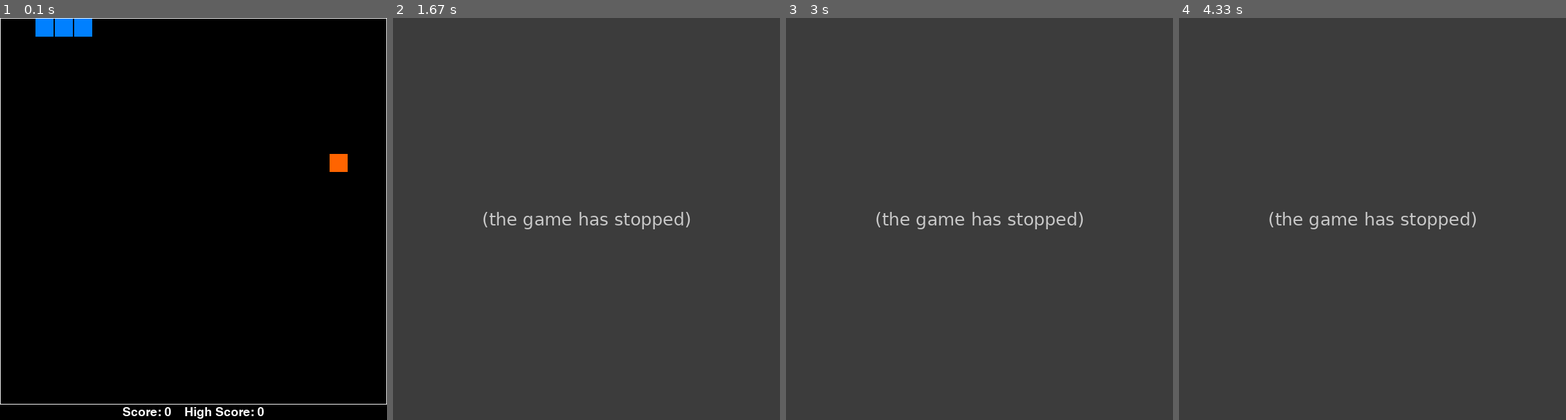
Above: before the commit, frames 1-4 (left to right).
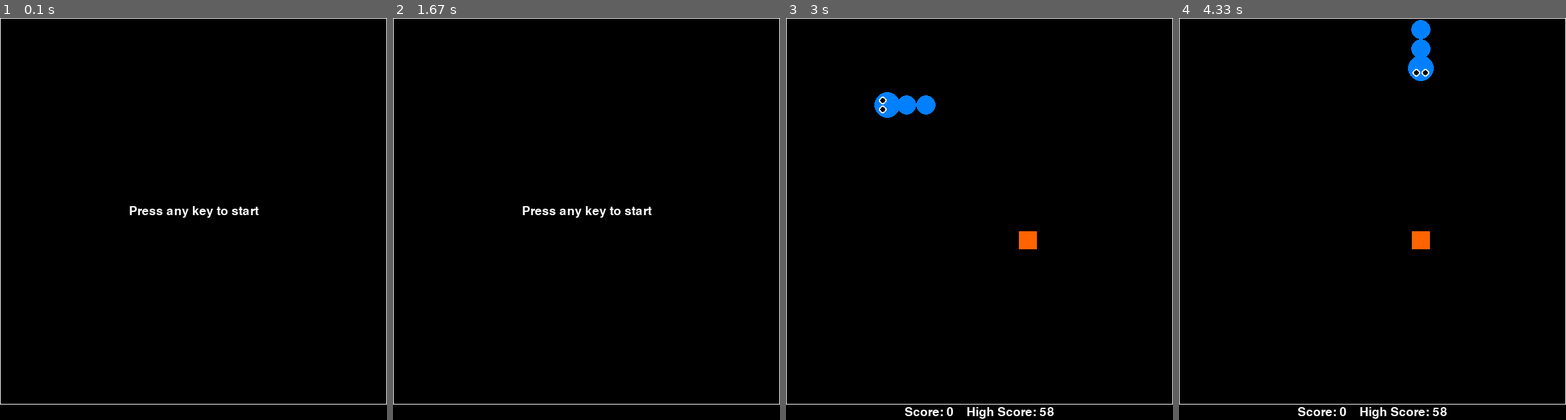
Above: after the commit, the same moments.

Repository: graham-riches/snake-game
Game: pygame game, started from snake_game.py
The game is run twice, just before and just after one commit, with the same random seed, the same clock (stepped at 60 frames per second) and the same inputs.
Inputs:
- Up to frame 1 (0.1 s): no input
- Up to frame 2 (1.67 s): hold Right 0.33-0.8 s; hold Up 0.83-1.13 s; hold Right 1.17-1.63 s
- Up to frame 3 (3 s): hold Left 1.67-2.2 s; hold Down 2.23-2.53 s; hold Left 2.57-2.97 s
- Up to frame 4 (4.33 s): hold Up 3-3.37 s; hold Right 3.4-4.03 s; hold Down from 4.07 s (still down)

The runs differ from the first frame. In frame 1, 1.5% of the frame differs, in the area x 9-90%, y 0-100%; in frame 2, 100%, in the area x 0-100%, y 0-100%; in frame 3, 100%; in frame 4, 100%.
Before the commit the program exited at 0.95 s; later frames show no game.

Commit message:
improved graphics, gameplay, splash screens, etc.

Diff:
--- /dev/null
+++ b/snake_game.json
@@ -0,0 +1 @@
+{"high_score": 58}
--- a/snake_game.py
+++ b/snake_game.py
@@ -11,9 +11,6 @@
 import random as rd
 import numpy as np
 import pygame
-from pygame.locals import USEREVENT
-import time
-import os
 import json
 from snake_objs import Snake
 from game_score import GameScore
@@ -21,7 +18,7 @@
 
 
 class SnakeGame:
-    def __init__(self, grid_size=20, scaling_factor=40):
+    def __init__(self, grid_size=20, scaling_factor=39):
         """
         Generates a custom snake game with a variable resolution and a variable
         grid size for scale.
@@ -37,11 +34,18 @@
         self.grid_x = list(range(0, grid_size))
         self.grid_y = list(range(0, grid_size))
         self.game_colors = dict(orange=(255, 100, 0), blue=(0, 128, 255),
-                                black=(0,0,0), white=(255,255,255))
+                                black=(0, 0, 0), white=(255, 255, 255))
         self.directions = {'up': 3, 'down': 1, 'left': 2, 'right': 0}
         self.snake = Snake()
         self.score = GameScore()
         self.score.simple_score_with_highscore('snake_game')
+        self.got_last_food = False  # user for animating the eating of the food
+        self.len_at_last_food = self.snake.segments
+        self.food_x = -1
+        self.food_y = -1
+        self.last_food_x = -1
+        self.last_food_y = -1
+        self.count_to_end = 0
 
     def load_highscore(self):
         path = self.score.get_path('snake_game')
@@ -55,7 +59,7 @@
     def save_score(self):
         path = self.score.get_path('snake_game')
         with open(path, 'w') as json_file:
-            _score = {'high_score':self.score.get_score('snake_game')}
+            _score = {'high_score': self.score.get_score('snake_game')}
             json.dump(_score, json_file)
 
     def render_x(self, i):
@@ -67,6 +71,8 @@
         return (self.snake.segment_y[i]*20)+100+1
 
     def generate_food(self):
+        self.last_food_x = self.food_x
+        self.last_food_y = self.food_y
         self.food_x = rd.randint(1, self.grid-2)
         self.food_y = rd.randint(1, self.grid-2)
 
@@ -77,11 +83,13 @@
         """
         pygame.init()
         pygame.font.init()
-        self.screen = pygame.display.set_mode((self.display_x, self.display_y + self.score_size))
+        self.screen = pygame.display.set_mode((self.display_x,
+                                               self.display_y + self.score_size))
         self.clock = pygame.time.Clock()
-        self.font = pygame.font.Font('freesansbold.ttf', round(self.score_size/1.25))
+        self.font = pygame.font.Font('freesansbold.ttf',
+                                     round(self.score_size/1.25))
         self.speed_modifier = speed_modifier
-        pygame.time.set_timer(USEREVENT, 10)
+        pygame.time.set_timer(pygame.USEREVENT, 10)
         self.load_highscore()
 
     def register_keypress(self, pressed_key):
@@ -89,7 +97,7 @@
         Register a keypress to change directions but don't allow
         the snake to turn back on itself 180 degrees resulting in death
         """
-        if pressed_key== pygame.K_UP and self.snake.movement_direction != self.directions['down']:
+        if pressed_key == pygame.K_UP and self.snake.movement_direction != self.directions['down']:
             self.snake.movement_direction = self.directions['up']
         elif pressed_key == pygame.K_DOWN and self.snake.movement_direction != self.directions['up']:
             self.snake.movement_direction = self.directions['down']
@@ -104,56 +112,91 @@
         """
         valid = True
         if self.snake.segment_x[0] < 0:
-                valid = False
-        if self.snake.segment_x[0] == self.grid -1:
-                valid = False
+            valid = False
+        if self.snake.segment_x[0] == self.grid - 1:
+            valid = False
         if self.snake.segment_y[0] < 0:
-                valid = False
-        if self.snake.segment_y[0] == self.grid -1:
-                valid = False
+            valid = False
+        if self.snake.segment_y[0] == self.grid - 1:
+            valid = False
         for i in range(1, self.snake.segments):
             if self.snake.segment_x[0] == self.snake.segment_x[i] and self.snake.segment_y[0] == self.snake.segment_y[i]:
                 valid = False
         return valid
 
-    def render_segment(self, loc_x, loc_y, segment_direction, interval):
+    def render_segment(self, loc_x, loc_y, segment_direction, interval,
+                       is_head, is_food):
         """
         blit a single snake segment with pygame.
         pygame rectangle object uses top and left coordinates.
         interval is a pixel interpolation value for smoothing video
             every frame needs to continue in the direction it was moving
             prior to the update
+        if is_head is for rendering the snakes head
+        is_food is for rendering the food the snake just ate
         """
         offset = 1
+        eye_offset = 7
+        eye_radius = 6
+        if is_head or is_food:
+            head_modifier = 6*offset
+        else:
+            head_modifier = offset
         # location is the baseline location
         # add a pixel modifier for movement direction for smooth animation
+        unit_width = self.unit_size-2*offset
+        radius = int(unit_width/2 + head_modifier)
         if segment_direction == self.directions['up']:
             location = (loc_x*self.unit_size + offset,
-                        loc_y*self.unit_size + offset - interval,
-                        self.unit_size-2*offset,
-                        self.unit_size-2*offset)
+                        loc_y*self.unit_size + offset - interval)
+            circ_cent = (int(location[0] + 0.5*unit_width),
+                         int(location[1] + 0.5*unit_width))
+            eye_1_loc = (circ_cent[0] - eye_offset, circ_cent[1] - eye_offset)
+            eye_2_loc = (circ_cent[0] + eye_offset, circ_cent[1] - eye_offset)
+
         elif segment_direction == self.directions['down']:
             location = (loc_x*self.unit_size + offset,
-                        loc_y*self.unit_size + offset + interval,
-                        self.unit_size-2*offset,
-                        self.unit_size-2*offset)
+                        loc_y*self.unit_size + offset + interval)
+            circ_cent = (int(location[0] + 0.5*unit_width),
+                         int(location[1] + 0.5*unit_width))
+            eye_1_loc = (circ_cent[0] - eye_offset, circ_cent[1] + eye_offset)
+            eye_2_loc = (circ_cent[0] + eye_offset, circ_cent[1] + eye_offset)
+
         elif segment_direction == self.directions['left']:
             location = (loc_x*self.unit_size + offset - interval,
-                        loc_y*self.unit_size + offset,
-                        self.unit_size-2*offset,
-                        self.unit_size-2*offset)
+                        loc_y*self.unit_size + offset)
+            circ_cent = (int(location[0] + 0.5*unit_width),
+                         int(location[1] + 0.5*unit_width))
+            eye_1_loc = (circ_cent[0] - eye_offset, circ_cent[1] + eye_offset)
+            eye_2_loc = (circ_cent[0] - eye_offset, circ_cent[1] - eye_offset)
+
         elif segment_direction == self.directions['right']:
             location = (loc_x*self.unit_size + offset + interval,
-                        loc_y*self.unit_size + offset,
-                        self.unit_size-2*offset,
-                        self.unit_size-2*offset)
-        pygame.draw.rect(self.screen, self.game_colors['blue'], location)
+                        loc_y*self.unit_size + offset)
+            circ_cent = (int(location[0] + 0.5*unit_width),
+                         int(location[1] + 0.5*unit_width))
+            eye_1_loc = (circ_cent[0] + eye_offset, circ_cent[1] - eye_offset)
+            eye_2_loc = (circ_cent[0] + eye_offset, circ_cent[1] + eye_offset)
+
+        pygame.draw.circle(self.screen, self.game_colors['blue'],
+                           circ_cent, radius)
+        # if it's the head, draw the eyes
+        if is_head:
+            pygame.draw.circle(self.screen, self.game_colors['white'],
+                               eye_1_loc, eye_radius)
+            pygame.draw.circle(self.screen, self.game_colors['white'],
+                               eye_2_loc, eye_radius)
+            pygame.draw.circle(self.screen, self.game_colors['black'],
+                               eye_1_loc, int(eye_radius/2 + 1))
+            pygame.draw.circle(self.screen, self.game_colors['black'],
+                               eye_2_loc, int(eye_radius/2 + 1))
 
     def render_bounds(self):
         """
         draw the game bounds
         """
-        pygame.draw.rect(self.screen, self.game_colors['white'], (0, 0, self.display_x, self.display_y), 1)
+        pygame.draw.rect(self.screen, self.game_colors['white'],
+                         (0, 0, self.display_x, self.display_y), 1)
 
     def wait_ticks(self):
         self.clock.tick(self.speed_modifier)
@@ -163,8 +206,8 @@
         update the snakes position
         """
         for i in range(1, self.snake.segments):
-                self.snake.segment_y[-i] = self.snake.segment_y[-i-1]
-                self.snake.segment_x[-i] = self.snake.segment_x[-i-1]
+            self.snake.segment_y[-i] = self.snake.segment_y[-i-1]
+            self.snake.segment_x[-i] = self.snake.segment_x[-i-1]
 
         if self.snake.movement_direction == self.directions['up']:
             self.snake.segment_y[0] -= 1
@@ -186,20 +229,35 @@
             for i in range(self.snake.segments):
                 if i == 0:
                     segment_direction = self.snake.movement_direction
+                    is_head = True
+                    is_food = False
                 else:
                     # get previous segment location and move in that direction
                     prev_loc = [self.snake.segment_x[i-1], self.snake.segment_y[i-1]]
                     curr_loc = [self.snake.segment_x[i], self.snake.segment_y[i]]
-
+                    if curr_loc[0] == self.last_food_x and curr_loc[1] == self.last_food_y:
+                        if self.count_to_end < self.len_at_last_food*self.unit_size:
+                            self.count_to_end += 1
+                            is_food = True
+                            is_head = False
+                        else:
+                            is_food = False
+                            is_head = False
+                            self.got_last_food = False
+                    else:
+                        is_food = False
+                        is_head = False
                     if prev_loc[0] == curr_loc[0] and prev_loc[1] < curr_loc[1]:
                         segment_direction = self.directions['up']
                     elif prev_loc[0] == curr_loc[0] and prev_loc[1] > curr_loc[1]:
-                        segment_direction =  self.directions['down']
+                        segment_direction = self.directions['down']
                     elif prev_loc[0] < curr_loc[0] and prev_loc[1] == curr_loc[1]:
                         segment_direction = self.directions['left']
                     elif prev_loc[0] > curr_loc[0] and prev_loc[1] == curr_loc[1]:
                         segment_direction = self.directions['right']
-                self.render_segment(self.snake.segment_x[i], self.snake.segment_y[i], segment_direction, j)
+                self.render_segment(self.snake.segment_x[i],
+                                    self.snake.segment_y[i],
+                                    segment_direction, j, is_head, is_food)
             self.render_score()
             pygame.display.flip()
             pygame.time.delay(self.speed_modifier)
@@ -232,15 +290,65 @@
             self.snake.segment_y.append(self.snake.segment_y[-1])
             self.generate_food()
             self.score.add(1, 'snake_game')
-            print('{}   DEBUG: score = {}'.format(datetime.now(), self.score.get_score('snake_game')))
+            self.got_last_food = True
+            self.len_at_last_food = self.snake.segments - 1
+            self.count_to_end = 0
+
+    def start_splash_screen(self):
+        """
+        splash screen for startup/keypress
+        """
+        self.screen.fill(self.game_colors['black'])  # background
+        self.render_bounds()  # boundary
+        text_loc = (0, self.display_y, self.display_x, self.score_size)
+        pygame.draw.rect(self.screen, self.game_colors['black'], text_loc)
+        start_text = self.font.render('Press any key to start', True,
+                                      self.game_colors['white'])
+        rect = start_text.get_rect()
+        rect.center = (self.display_x / 2, self.display_y/2)
+        self.screen.blit(start_text, rect)
+        pygame.display.flip()
+
+    def game_over_screen(self):
+        """
+        show the game over and high score screen
+        """
+        self.screen.fill(self.game_colors['black'])  # background
+        self.render_bounds()  # boundary
+        text_loc = (self.display_y/2, self.display_y,
+                    self.display_x, self.score_size)
+        pygame.draw.rect(self.screen, self.game_colors['black'], text_loc)
+        game_over_text = self.font.render('GAME OVER... SCORE: {}'.format(self.score.get_score('snake_game')), True,
+                                      self.game_colors['white'])
+        rect = game_over_text.get_rect()
+        rect.center = (self.display_x / 2, self.display_y/2)
+        self.screen.blit(game_over_text, rect)
+        pygame.display.flip()
 
     def snake_runner(self):
+        """
+        main game loop
+        """
+        start_up = True
         alive = True
+        quit_event = False
+        while start_up:
+            for event in pygame.event.get():
+                if event.type == pygame.KEYDOWN:
+                    start_up = False
+                if event.type == pygame.QUIT:
+                    alive = False
+                    quit_event = True
+                    start_up = False
+                    game_over = False
+                    break
+            self.start_splash_screen()
         self.generate_food()
         while alive:
             for event in pygame.event.get():
                 if event.type == pygame.QUIT:
                     alive = False  # handle game end
+                    quit_event = True
                 if event.type == pygame.KEYDOWN:
                     self.register_keypress(event.key)
             self.render_frame()
@@ -249,10 +357,25 @@
             self.check_got_food()
         if self.score.get_score('snake_game') > self.high_score:
             self.save_score()
-
+        game_over = True
+        while game_over:
+            for event in pygame.event.get():
+                if event.type == pygame.QUIT:
+                    alive = False  # handle game end
+                    quit_event = True
+                    game_over = False
+                if event.type == pygame.KEYDOWN:
+                    game_over = False
+                self.game_over_screen()
+        return quit_event
 
 
 if __name__ == '__main__':
-    snake_game = SnakeGame(scaling_factor=30, grid_size=20)
-    snake_game.init_game(4)
-    snake_game.snake_runner()
+    game_running = True
+    while game_running:
+        snake_game = SnakeGame(scaling_factor=30, grid_size=20)
+        snake_game.init_game(3)
+        should_quit = snake_game.snake_runner()
+        game_running = not should_quit
+    pygame.quit()
+    sys.exit()
